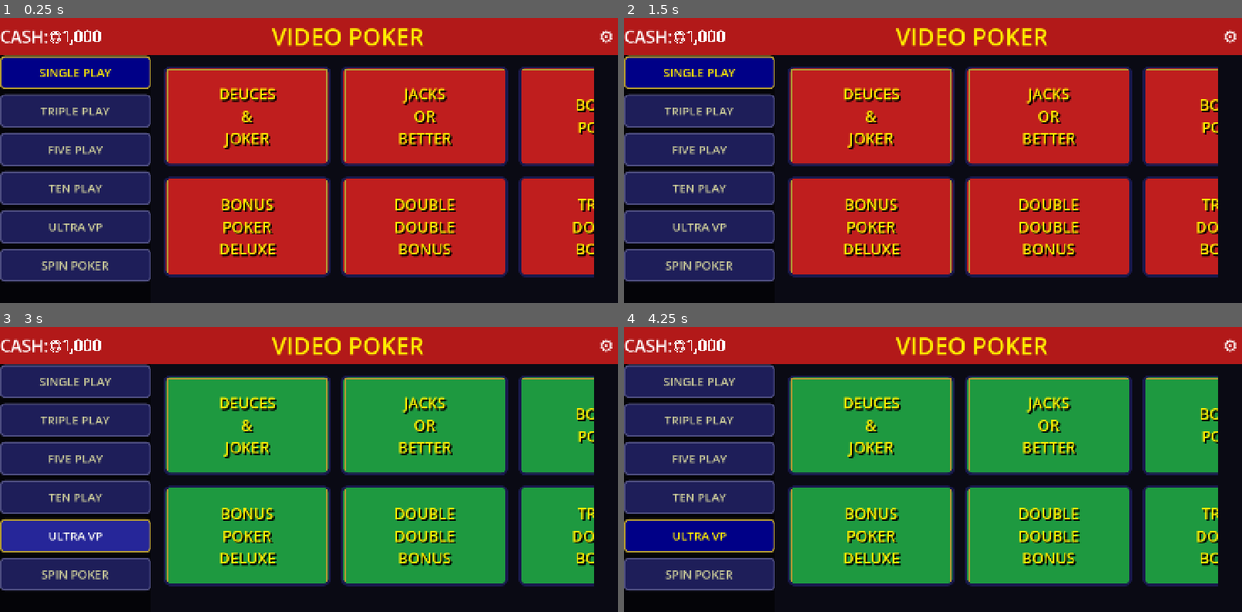
Above: before the commit, frames 1-4 (two rows, left to right).
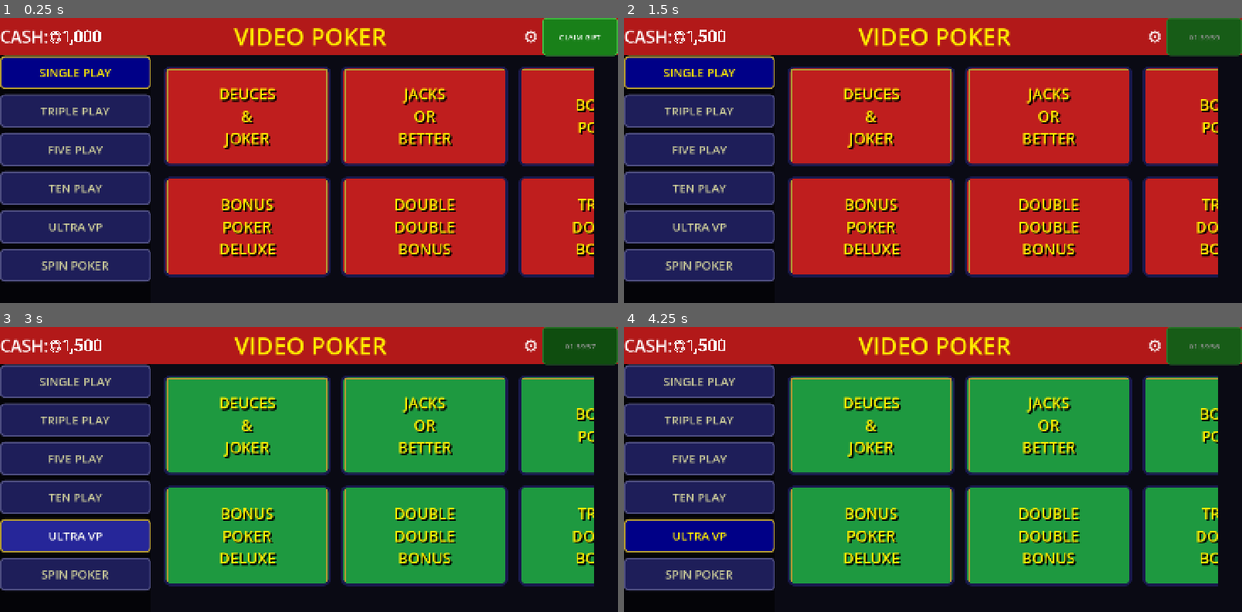
Above: after the commit, the same moments.

Repository: Vadosina-git/video-poker
Game: Godot game, scene res://scenes/main.tscn
Two runs of this game, one before a commit and one after it. Both use one fixed random seed, a clock stepped at 60 frames per second and the inputs below.
Inputs (mouse positions are in pixels of both pictures, inside the frame that each line leads up to):
- Up to frame 1 (0.25 s): no input
- Up to frame 2 (1.5 s): click (1204, 37) at 0.5 s, where only the run after the commit has a clickable "CLAIM GIFT"; click (1204, 37) at 1.25 s, where only the run after the commit has a clickable "01:59:59"
- Up to frame 3 (3 s): click (580, 346) at 2 s, where only the run after the commit has a clickable "01:59:58"; click "ULTRA VP" at 2.75 s
- Up to frame 4 (4.25 s): click (1204, 346) at 3.5 s, where only the run after the commit has a clickable "01:59:57"

The runs differ from the first frame. In frame 1, 2.8% of the frame differs, in the area x 37-100%, y 0-14%; in frame 2, 2.9%, in the area x 12-100%, y 0-14%; in frame 3, 2.9%; in frame 4, 2.9%.

Commit message:
feat: gift system — free chips every 2 hours (D.1-D.3)
- SaveManager: last_gift_time field (unix timestamp)
- Lobby: green CLAIM GIFT button in top bar
- Timer countdown HH:MM:SS when not ready
- Reads interval/chips from ConfigManager (gift.json: 2h, 500 chips)
- Localized EN/RU/ES

Co-Authored-By: Claude Opus 4.6 (1M context) <noreply@anthropic.com>

Diff:
--- a/data/translations.json
+++ b/data/translations.json
@@ -143,7 +143,8 @@
       "settings.delete_confirm_2": "This action is irreversible. Balance, stats and progress will be reset.",
       "settings.delete_cancel": "CANCEL",
       "settings.delete_confirm": "DELETE",
-      "settings.delete_continue": "CONTINUE"
+      "settings.delete_continue": "CONTINUE",
+      "gift.claim": "CLAIM GIFT"
     },
     "ru": {
       "common.got_it": "ПОНЯТНО",
@@ -287,7 +288,8 @@
       "settings.delete_confirm_2": "Это действие необратимо. Баланс, статистика и прогресс будут сброшены.",
       "settings.delete_cancel": "ОТМЕНА",
       "settings.delete_confirm": "УДАЛИТЬ",
-      "settings.delete_continue": "ПРОДОЛЖИТЬ"
+      "settings.delete_continue": "ПРОДОЛЖИТЬ",
+      "gift.claim": "ЗАБРАТЬ"
     },
     "es": {
       "common.got_it": "ENTENDIDO",
@@ -431,7 +433,8 @@
       "settings.delete_confirm_2": "Esta acción es irreversible. El saldo, las estadísticas y el progreso se restablecerán.",
       "settings.delete_cancel": "CANCELAR",
       "settings.delete_confirm": "ELIMINAR",
-      "settings.delete_continue": "CONTINUAR"
+      "settings.delete_continue": "CONTINUAR",
+      "gift.claim": "RECLAMAR"
     }
   }
 }
--- a/scripts/lobby_manager.gd
+++ b/scripts/lobby_manager.gd
@@ -63,6 +63,7 @@
 	_credits_label.text = Translations.tr_key("lobby.credits_fmt", [SaveManager.credits])
 	_build_carousel()
 	_build_settings_button()
+	_build_gift_widget()
 
 
 func _apply_theme() -> void:
@@ -594,3 +595,65 @@
 	Translations.set_language(code)
 	# Force a full game reload so every cached label / built scene updates.
 	get_tree().call_deferred("reload_current_scene")
+
+
+# --- Gift widget ---
+
+var _gift_btn: Button = null
+var _gift_timer_label: Label = null
+var _gift_ready: bool = false
+
+func _build_gift_widget() -> void:
+	var top_bar := $VBoxContainer/TopBar as HBoxContainer
+	_gift_btn = Button.new()
+	_gift_btn.custom_minimum_size = Vector2(180, 52)
+	var style := StyleBoxFlat.new()
+	style.bg_color = Color(0.1, 0.5, 0.1)
+	style.set_border_width_all(2)
+	style.border_color = Color(0.3, 0.8, 0.3)
+	style.set_corner_radius_all(8)
+	_gift_btn.add_theme_stylebox_override("normal", style)
+	var hover := style.duplicate()
+	hover.bg_color = Color(0.15, 0.6, 0.15)
+	_gift_btn.add_theme_stylebox_override("hover", hover)
+	_gift_btn.add_theme_font_size_override("font_size", 18)
+	_gift_btn.add_theme_color_override("font_color", Color.WHITE)
+	_gift_btn.pressed.connect(_on_gift_pressed)
+	top_bar.add_child(_gift_btn)
+	_update_gift_state()
+
+
+func _process(_delta: float) -> void:
+	if _gift_btn and not _gift_ready:
+		_update_gift_state()
+
+
+func _update_gift_state() -> void:
+	var interval_sec: int = ConfigManager.get_gift_interval_hours() * 3600
+	var now: int = int(Time.get_unix_time_from_system())
+	var elapsed: int = now - SaveManager.last_gift_time
+	if elapsed >= interval_sec or SaveManager.last_gift_time == 0:
+		_gift_ready = true
+		_gift_btn.text = Translations.tr_key("gift.claim")
+		_gift_btn.modulate = Color.WHITE
+	else:
+		_gift_ready = false
+		var remaining: int = interval_sec - elapsed
+		var h: int = remaining / 3600
+		var m: int = (remaining % 3600) / 60
+		var s: int = remaining % 60
+		_gift_btn.text = "%02d:%02d:%02d" % [h, m, s]
+		_gift_btn.modulate = Color(0.6, 0.6, 0.6)
+
+
+func _on_gift_pressed() -> void:
+	if not _gift_ready:
+		return
+	var chips: int = ConfigManager.get_gift_chips()
+	SaveManager.add_credits(chips)
+	SaveManager.last_gift_time = int(Time.get_unix_time_from_system())
+	SaveManager.save_game()
+	SaveManager.set_currency_value(_cash_cd, SaveManager.format_money(SaveManager.credits))
+	_gift_ready = false
+	_update_gift_state()
+	SoundManager.play("gift_claim")
--- a/scripts/save_manager.gd
+++ b/scripts/save_manager.gd
@@ -11,6 +11,7 @@
 var ultra_vp: bool = false  # Ultra VP mode flag
 var spin_poker: bool = false   # Spin Poker mode flag
 var depth_hint_shown: bool = false  # True once the game depth tooltip has been shown
+var last_gift_time: int = 0         # Unix timestamp of last gift claim
 var language: String = "system"  # "system" | "en" | "ru" | "es"
 var settings := {
 	"sound_fx": true,
@@ -154,6 +155,7 @@
 		"ultra_vp": ultra_vp,
 		"spin_poker": spin_poker,
 		"depth_hint_shown": depth_hint_shown,
+		"last_gift_time": last_gift_time,
 		"language": language,
 		"settings": settings,
 	}
@@ -181,6 +183,7 @@
 	ultra_vp = bool(data.get("ultra_vp", data.get("ultimate_x", false)))
 	spin_poker = bool(data.get("spin_poker", false))
 	depth_hint_shown = bool(data.get("depth_hint_shown", false))
+	last_gift_time = int(data.get("last_gift_time", 0))
 	language = String(data.get("language", "system"))
 	var saved_settings: Dictionary = data.get("settings", {})
 	for key in saved_settings:
